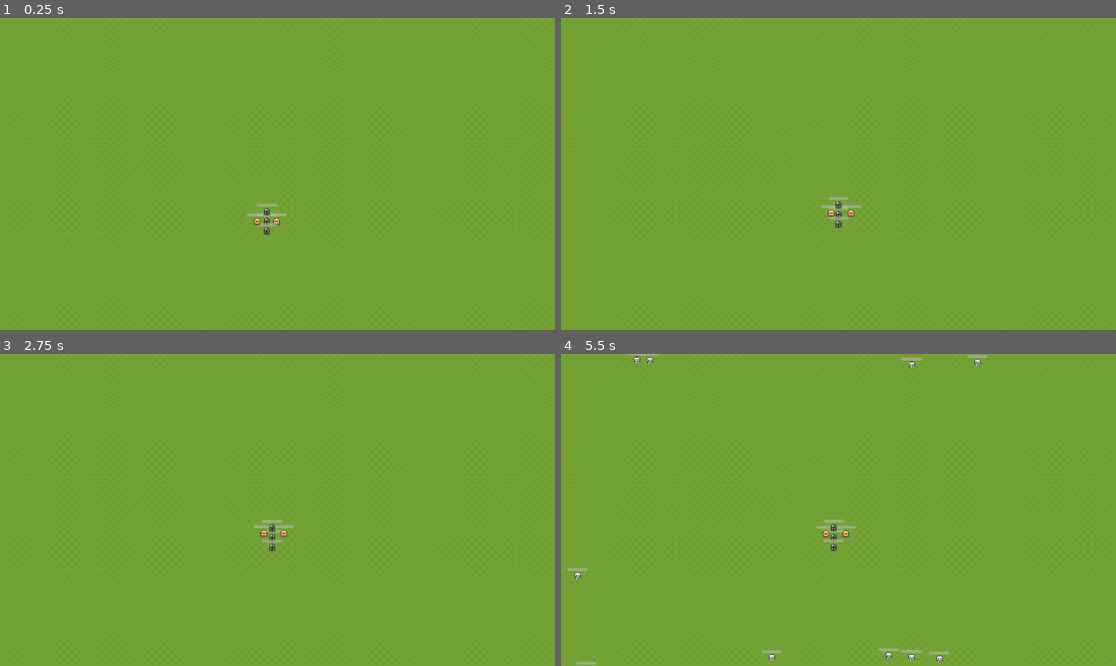
Above: before the commit, frames 1-4 (two rows, left to right).
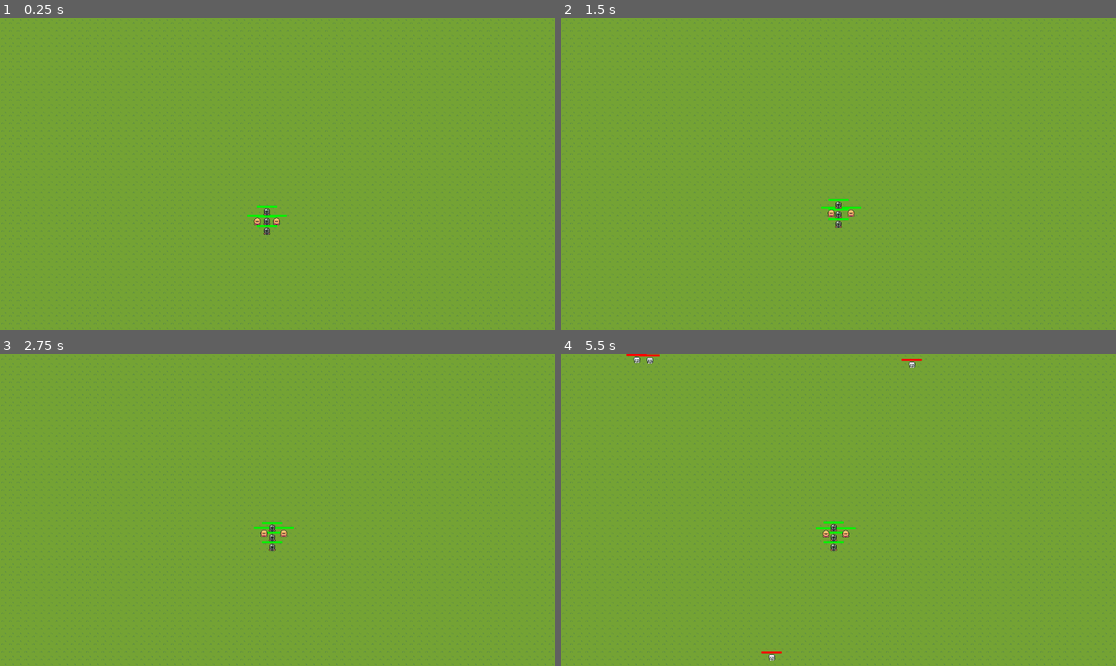
Above: after the commit, the same moments.

Repository: lm98/team-survival
Game: Godot game, scene res://scenes/game.tscn
The game is run twice, just before and just after one commit, with the same random seed, the same clock (stepped at 60 frames per second) and the same inputs.
Inputs (mouse positions are in pixels of both pictures, inside the frame that each line leads up to):
- Up to frame 1 (0.25 s): no input
- Up to frame 2 (1.5 s): tap Enter at 0.5 s; move the mouse to (960, 158) at 0.52 s; click (960, 158) at 0.6 s; move the mouse to (727, 189) at 1.27 s; click (727, 189) at 1.35 s
- Up to frame 3 (2.75 s): move the mouse to (333, 441) at 2.02 s; click (333, 441) at 2.1 s
- Up to frame 4 (5.5 s): move the mouse to (810, 572) at 2.77 s; click (810, 572) at 2.85 s; move the mouse to (1005, 556) at 3.52 s; click (1005, 556) at 3.6 s; move the mouse to (672, 463) at 4.27 s; click (672, 463) at 4.35 s; move the mouse to (866, 510) at 5.02 s; click (866, 510) at 5.1 s

The runs differ from the first frame. In frame 1, 0.2% of the frame differs, in the area x 44-52%, y 59-68%; in frame 2, 0.2%; in frame 3, 0.2%; in frame 4, 0.7%, in the area x 1-77%, y 0-100%.

Commit message:
feat: add player death and health management

Diff:
--- /dev/null
+++ b/assets/ui/hb_enemy_fill.tres
@@ -0,0 +1,4 @@
+[gd_resource type="StyleBoxFlat" format=3 uid="uid://tx4ipylgsuyk"]
+
+[resource]
+bg_color = Color(1, 0, 0, 1)
--- /dev/null
+++ b/assets/ui/hb_player_fill.tres
@@ -0,0 +1,4 @@
+[gd_resource type="StyleBoxFlat" format=3 uid="uid://b3oleic2tlvio"]
+
+[resource]
+bg_color = Color(0, 0.964706, 0, 1)
--- a/scenes/attack/slash_circular.tscn
+++ b/scenes/attack/slash_circular.tscn
@@ -57,7 +57,7 @@
 visible = true
 collision_layer = 2
 collision_mask = 0
-damage = 15.0
+damage = 30.0
 
 [node name="CollisionShape2D" parent="Hitbox" index="0"]
 shape = SubResource("CircleShape2D_xoa8m")
--- a/scenes/enemy/skeleton.tscn
+++ b/scenes/enemy/skeleton.tscn
@@ -1,8 +1,13 @@
-[gd_scene load_steps=12 format=3 uid="uid://dox0nvi5tnwm7"]
+[gd_scene load_steps=15 format=3 uid="uid://dox0nvi5tnwm7"]
 
 [ext_resource type="Script" path="res://scripts/enemy/enemy.gd" id="1_cj0da"]
 [ext_resource type="Texture2D" uid="uid://coskhxncbsu3w" path="res://assets/sprites/Skeleton.png" id="2_5pmh0"]
 [ext_resource type="PackedScene" uid="uid://bj6kr4ty7c8f3" path="res://scenes/util/health_component.tscn" id="2_bhv1t"]
+[ext_resource type="PackedScene" uid="uid://bspqrsf7x4l" path="res://scenes/attack/hit_box.tscn" id="2_dnrkb"]
+[ext_resource type="StyleBox" uid="uid://tx4ipylgsuyk" path="res://assets/ui/hb_enemy_fill.tres" id="5_hjrv8"]
+
+[sub_resource type="CircleShape2D" id="CircleShape2D_gj3y7"]
+radius = 11.0
 
 [sub_resource type="AtlasTexture" id="AtlasTexture_fdoy0"]
 atlas = ExtResource("2_5pmh0")
@@ -61,6 +66,15 @@
 motion_mode = 1
 script = ExtResource("1_cj0da")
 
+[node name="Hitbox" parent="." instance=ExtResource("2_dnrkb")]
+visible = true
+collision_layer = 16
+collision_mask = 0
+damage = 10.0
+
+[node name="CollisionShape2D" parent="Hitbox" index="0"]
+shape = SubResource("CircleShape2D_gj3y7")
+
 [node name="AnimatedSprite2D" type="AnimatedSprite2D" parent="."]
 sprite_frames = SubResource("SpriteFrames_4n6vp")
 animation = &"idle"
@@ -83,7 +97,13 @@
 position = Vector2(0, 8)
 shape = SubResource("CircleShape2D_kp084")
 
+[node name="HealthBar" parent="HealthComponent" index="1"]
+offset_top = -3.0
+offset_bottom = 1.0
+theme_override_styles/fill = ExtResource("5_hjrv8")
+
 [connection signal="health_depleted" from="HealthComponent" to="." method="_on_health_component_health_depleted"]
 
+[editable path="Hitbox"]
 [editable path="HealthComponent"]
 [editable path="HealthComponent/HurtBox"]
--- a/scenes/game.tscn
+++ b/scenes/game.tscn
@@ -473,9 +473,9 @@
 [sub_resource type="Resource" id="Resource_u3ee6"]
 script = ExtResource("5_rwukp")
 time_start = 0
-time_end = 100
+time_end = 10
 enemy_res = ExtResource("3_0e35p")
-enemy_number = 10
+enemy_number = 4
 spawn_delay = 1
 
 [node name="Game" type="Node"]
--- a/scenes/player/fighter_red.tscn
+++ b/scenes/player/fighter_red.tscn
@@ -1,10 +1,11 @@
-[gd_scene load_steps=17 format=3 uid="uid://dcce2npwnklhf"]
+[gd_scene load_steps=18 format=3 uid="uid://dcce2npwnklhf"]
 
 [ext_resource type="Script" path="res://scripts/player/team_member.gd" id="1_xvuox"]
 [ext_resource type="Texture2D" uid="uid://bcbxcmgwp8q43" path="res://assets/sprites/FighterRed.png" id="2_3g72j"]
 [ext_resource type="PackedScene" uid="uid://b8qg7dj87jjfp" path="res://scenes/attack/energy_ball_big.tscn" id="2_84tpy"]
 [ext_resource type="PackedScene" uid="uid://buy6hm5kn22hk" path="res://scenes/attack/attack_component.tscn" id="2_783gc"]
 [ext_resource type="PackedScene" uid="uid://bj6kr4ty7c8f3" path="res://scenes/util/health_component.tscn" id="3_c5mrm"]
+[ext_resource type="StyleBox" uid="uid://b3oleic2tlvio" path="res://assets/ui/hb_player_fill.tres" id="4_2n1im"]
 
 [sub_resource type="AtlasTexture" id="AtlasTexture_nq3jn"]
 atlas = ExtResource("2_3g72j")
@@ -104,13 +105,17 @@
 health = 30
 
 [node name="HurtBox" parent="HealthComponent" index="0"]
-collision_mask = 0
+collision_mask = 16
+iframes = 2.0
 
 [node name="CollisionShape2D" parent="HealthComponent/HurtBox" index="0"]
 position = Vector2(0, 10)
 shape = SubResource("CircleShape2D_2ja48")
 
 [node name="HealthBar" parent="HealthComponent" index="1"]
+offset_top = -3.0
+offset_bottom = 1.0
+theme_override_styles/fill = ExtResource("4_2n1im")
 max_value = 30.0
 value = 30.0
 
--- a/scenes/player/knight.tscn
+++ b/scenes/player/knight.tscn
@@ -1,9 +1,10 @@
-[gd_scene load_steps=14 format=3 uid="uid://guywc3twavcq"]
+[gd_scene load_steps=15 format=3 uid="uid://guywc3twavcq"]
 
 [ext_resource type="Script" path="res://scripts/player/team_member.gd" id="1_32owt"]
 [ext_resource type="Texture2D" uid="uid://dbrxy7k8eijxk" path="res://assets/sprites/Knight.png" id="2_ndwat"]
 [ext_resource type="PackedScene" uid="uid://bj6kr4ty7c8f3" path="res://scenes/util/health_component.tscn" id="3_274eg"]
 [ext_resource type="PackedScene" uid="uid://buy6hm5kn22hk" path="res://scenes/attack/attack_component.tscn" id="4_mm738"]
+[ext_resource type="StyleBox" uid="uid://b3oleic2tlvio" path="res://assets/ui/hb_player_fill.tres" id="4_ouf3r"]
 [ext_resource type="PackedScene" uid="uid://ocr316xqigh7" path="res://scenes/attack/slash_circular.tscn" id="5_co540"]
 
 [sub_resource type="AtlasTexture" id="AtlasTexture_5c7gr"]
@@ -80,13 +81,17 @@
 health = 50
 
 [node name="HurtBox" parent="HealthComponent" index="0"]
-collision_mask = 0
+collision_mask = 16
+iframes = 2.0
 
 [node name="CollisionShape2D" parent="HealthComponent/HurtBox" index="0"]
 position = Vector2(0, 10)
 shape = SubResource("CircleShape2D_qmtbt")
 
 [node name="HealthBar" parent="HealthComponent" index="1"]
+offset_top = -2.0
+offset_bottom = 2.0
+theme_override_styles/fill = ExtResource("4_ouf3r")
 max_value = 50.0
 value = 50.0
 
--- a/scenes/util/health_component.tscn
+++ b/scenes/util/health_component.tscn
@@ -14,3 +14,5 @@
 offset_right = 21.0
 value = 100.0
 show_percentage = false
+
+[connection signal="hurt" from="HurtBox" to="." method="_on_hurt_box_hurt"]
--- a/scripts/attack/hit_box.gd
+++ b/scripts/attack/hit_box.gd
@@ -1,7 +1,3 @@
 class_name HitBox extends Area2D
 
 @export var damage: float = 50.0
-
-func _init():
-	collision_layer = 2
-	collision_mask = 0
--- a/scripts/attack/hurt_box.gd
+++ b/scripts/attack/hurt_box.gd
@@ -1,15 +1,19 @@
 class_name HurtBox extends Area2D
 
+signal hurt(amount: float)
 @onready var collision_shape: CollisionShape2D = $CollisionShape2D
 @onready var disable_timer: Timer = $DisableTimer
+@export var iframes: float = 1.5
+
+func _ready() -> void:
+	disable_timer.wait_time = iframes
 
 func _physics_process(delta: float) -> void:
 	var damages: Array = get_overlapping_areas().map(func(hb: HitBox): return hb.damage)
 	if not damages.is_empty():
-		if owner.has_method("take_damage"):
-			for dmg in damages:
-				owner.take_damage(dmg)
-			disable_hurtbox()
+		for dmg in damages:
+			hurt.emit(dmg)
+		disable_hurtbox()
 
 func _on_disable_timer_timeout() -> void:
 	collision_shape.set_deferred("disabled", false)
--- a/scripts/util/health_component.gd
+++ b/scripts/util/health_component.gd
@@ -23,3 +23,6 @@
 func _ready():
 	health_bar.max_value = health
 	health_bar.value = health
+
+func _on_hurt_box_hurt(amount: float) -> void:
+	take_damage(amount)
